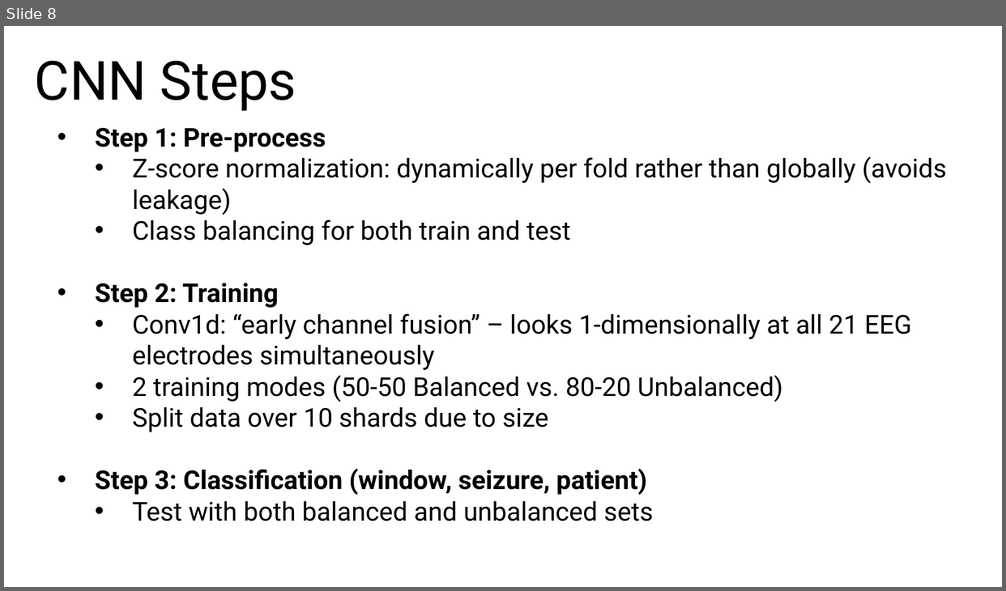
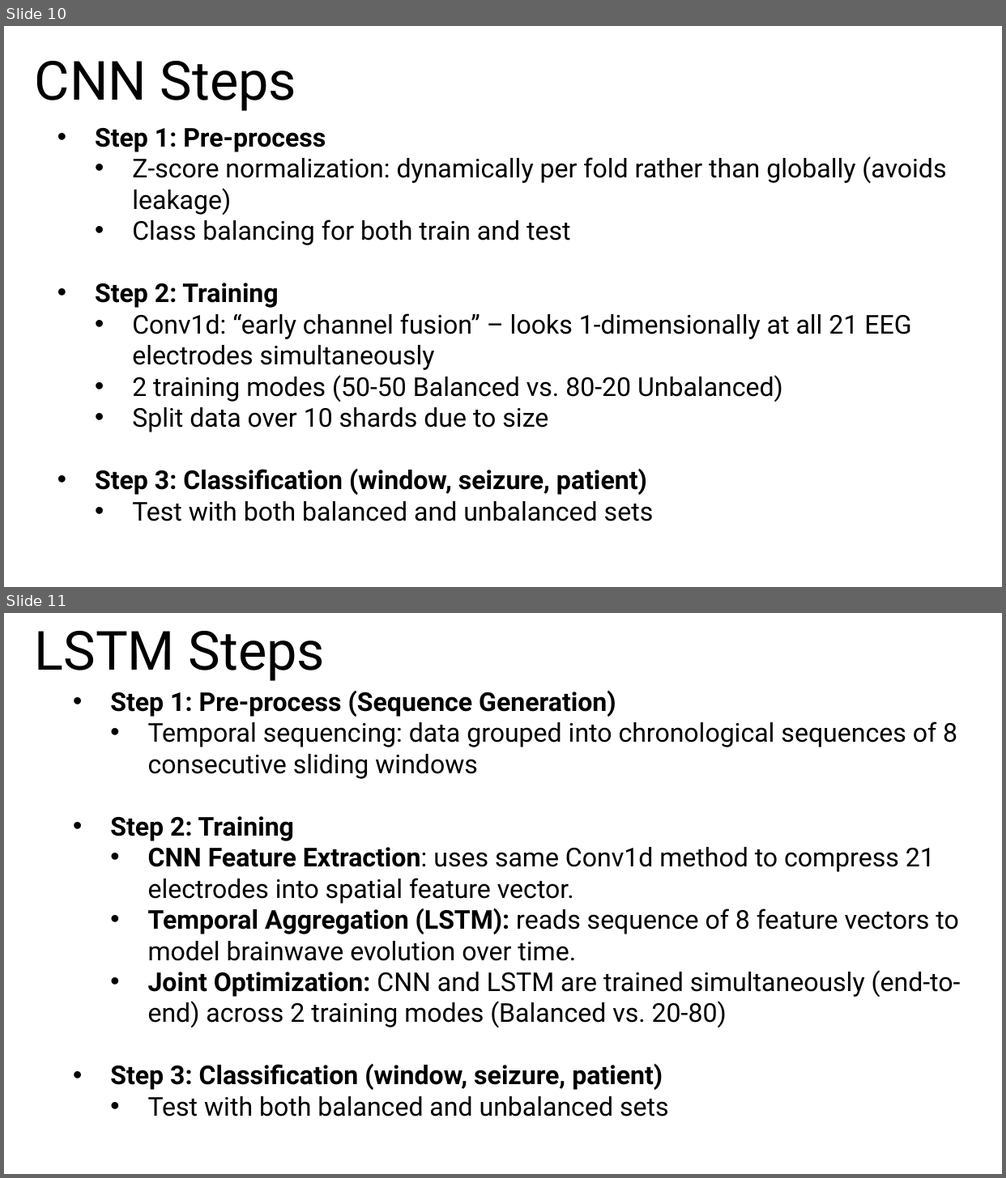
Before and after one commit to eshin21/EpilepsyDeepLearning, a slide deck: Group 3 Seizures Deep Learning Presentation.pptx. Shown one above the other, each under a label of ours: slide 8 before the commit, slides 10 and 11 after it. The pictures are 1006x591 and 1006x1178 pixels, drawn with LibreOffice and Linux fonts; fonts in the diff are those of the drawing. Boxes give left, top, right and bottom in pixels: in the first picture for what was removed or moved away, otherwise in the second. Text is boxed around its words. In the diff, an @@ line names an element or a change of style, - is before the commit and + after.

```diff
--- a/Group 3 Seizures Deep Learning Presentation.pptx
+++ b/Group 3 Seizures Deep Learning Presentation.pptx
@@ slide 11 added at <box>4,613,1002,1174</box>, background #FFFFFF @@
@@ title added at <box>35,631,326,681</box>, 52 pt, text #000000 @@
+LSTM Steps
@@ text added at <box>110,691,961,1117</box>, 25 pt, text #000000 @@
+• Step 1: Pre-process (Sequence Generation)
+  • Temporal sequencing: data grouped into chronological sequences of 8 consecutive sliding windows
+• Step 2: Training
+  • CNN Feature Extraction: uses same Conv1d method to compress 21 electrodes into spatial feature vector.
+  • Temporal Aggregation (LSTM): reads sequence of 8 feature vectors to model brainwave evolution over time.
+  • Joint Optimization: CNN and LSTM are trained simultaneously (end-to-end) across 2 training modes (Balanced vs. 20-80)
+• Step 3: Classification (window, seizure, patient)
+  • Test with both balanced and unbalanced sets
@@ what was slide 8 is now slide 10 @@
```
Also in this commit, not shown: 8 slides changed, 3 other slides added, 2 slides removed, 5 other files.
